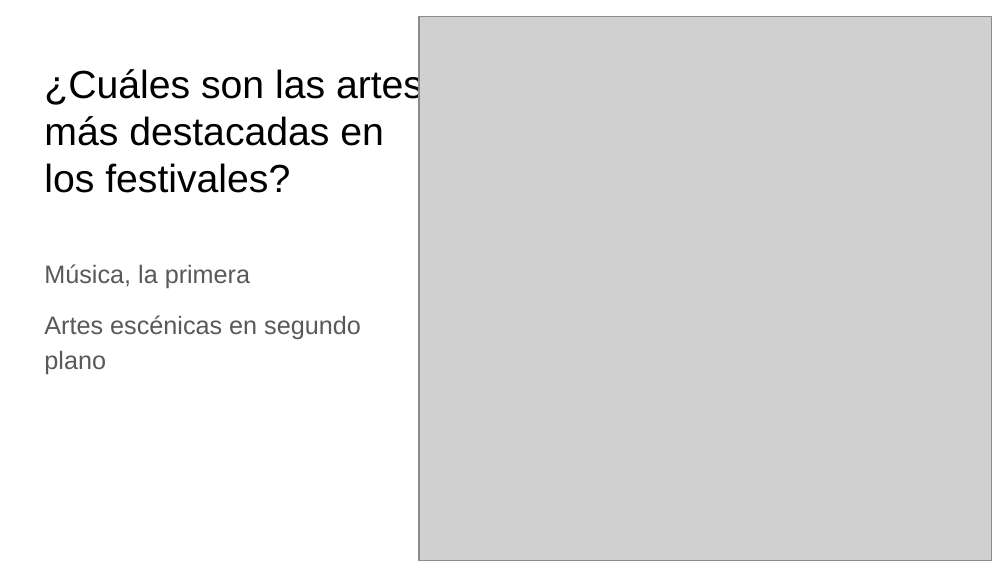
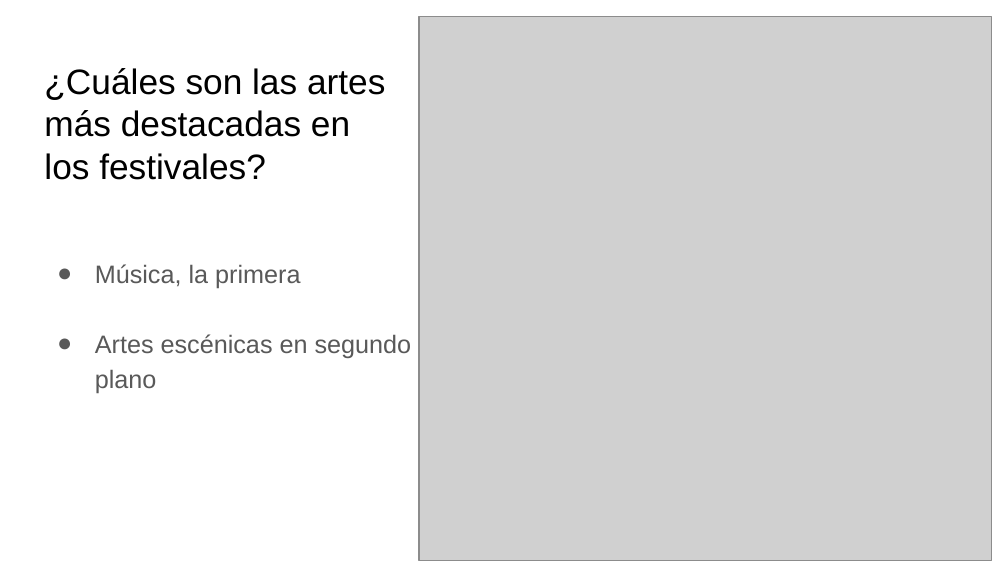
Before and after one commit to marosor/Festivales_Bcn, a slide deck: slide 8 of SRC/Presentacion_Como_cuanto_festivalea_Barcelona.pptx (slide 3 before the commit). Drawn at 1008x567 pixels with LibreOffice and Linux fonts; fonts in the diff are those of the drawing; grey boxes stand for pictures. Boxes give left, top, right and bottom in pixels: in the first picture for what was removed or moved away, otherwise in the second. Text is boxed around its words. In the diff, an @@ line names an element or a change of style, - is before the commit and + after.

```diff
--- a/SRC/Presentacion_Como_cuanto_festivalea_Barcelona.pptx
+++ b/SRC/Presentacion_Como_cuanto_festivalea_Barcelona.pptx
@@ title "¿Cuáles son las artes más ..." at box(44, 68, 385, 180): size 28 to 25.2 pt @@
@@ text "Música, la primera" at box(95, 264, 412, 393): bullet none to ●; less space between paragraphs @@
```
Also in this commit, not shown: 12 other slides changed, 6 slides added.
